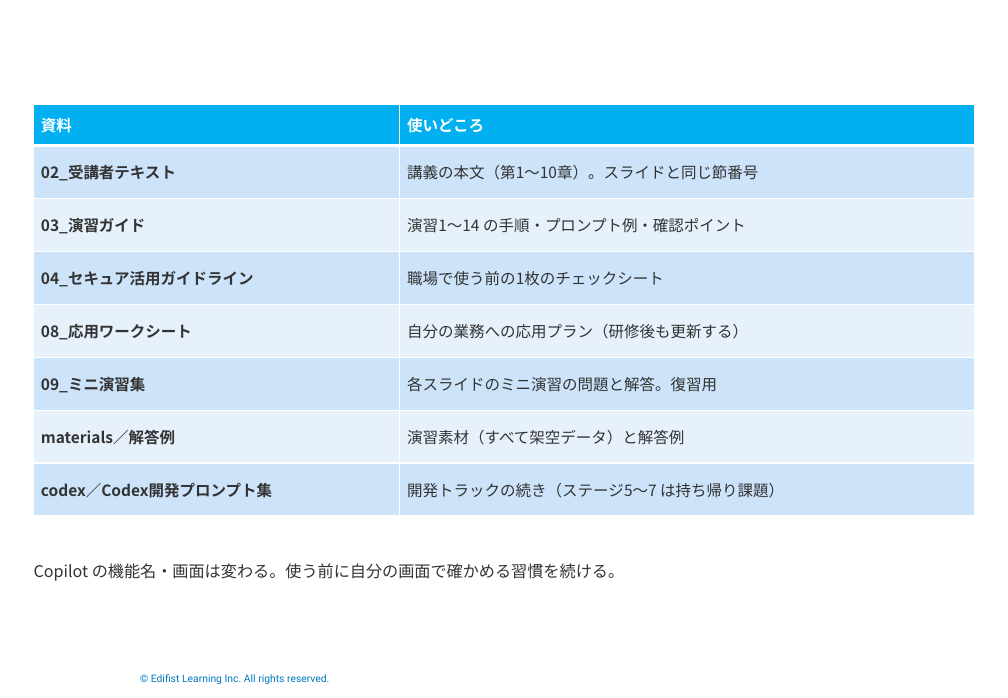
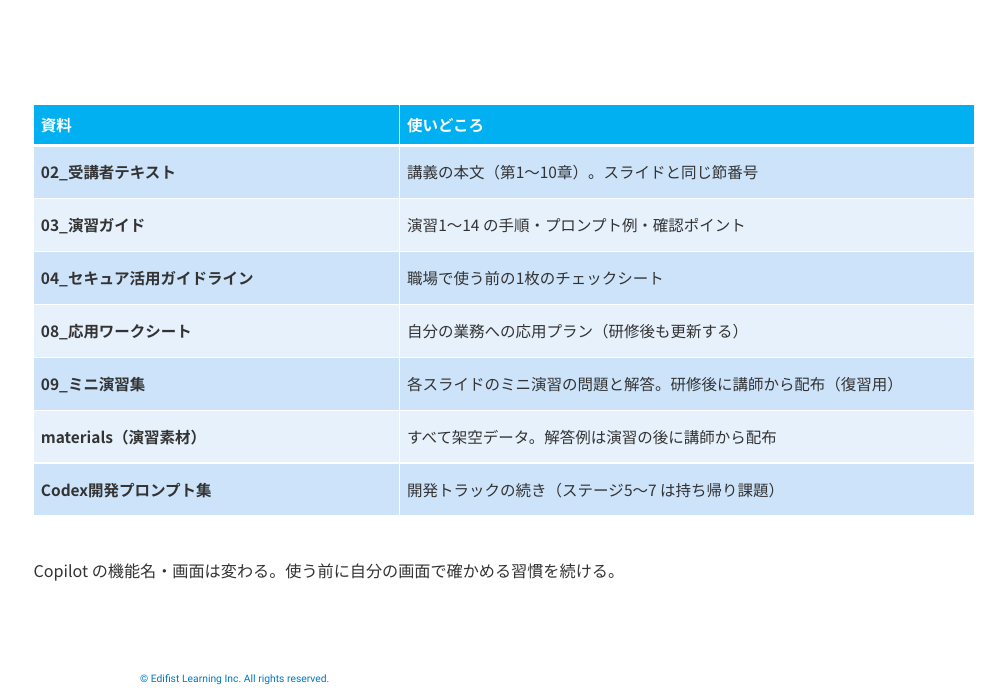
Before and after one commit to Takahashi-eiji-0708/work2026, a slide deck: slide 168 of slides/ソリューション営業のための生成AIセキュア活用実践.pptx. Drawn at 1008x698 pixels with LibreOffice and Linux fonts; fonts in the diff are those of the drawing; background and template pictures are left out. Boxes give left, top, right and bottom in pixels: in the first picture for what was removed or moved away, otherwise in the second. Text is boxed around its words. In the diff, an @@ line names an element or a change of style, - is before the commit and + after.

```diff
--- a/slides/ソリューション営業のための生成AIセキュア活用実践.pptx
+++ b/slides/ソリューション営業のための生成AIセキュア活用実践.pptx
@@ table at [34,105,974,517] @@
-row 6, column 2: 各スライドのミニ演習の問題と解答。復習用
+row 6, column 2: 各スライドのミニ演習の問題と解答。研修後に講師から配布（復習用）
-row 7, column 1: materials／解答例
+row 7, column 1: materials（演習素材）
-row 7, column 2: 演習素材（すべて架空データ）と解答例
+row 7, column 2: すべて架空データ。解答例は演習の後に講師から配布
-row 8, column 1: codex／Codex開発プロンプト集
+row 8, column 1: Codex開発プロンプト集
```
Also in this commit, not shown: 16 other files.
